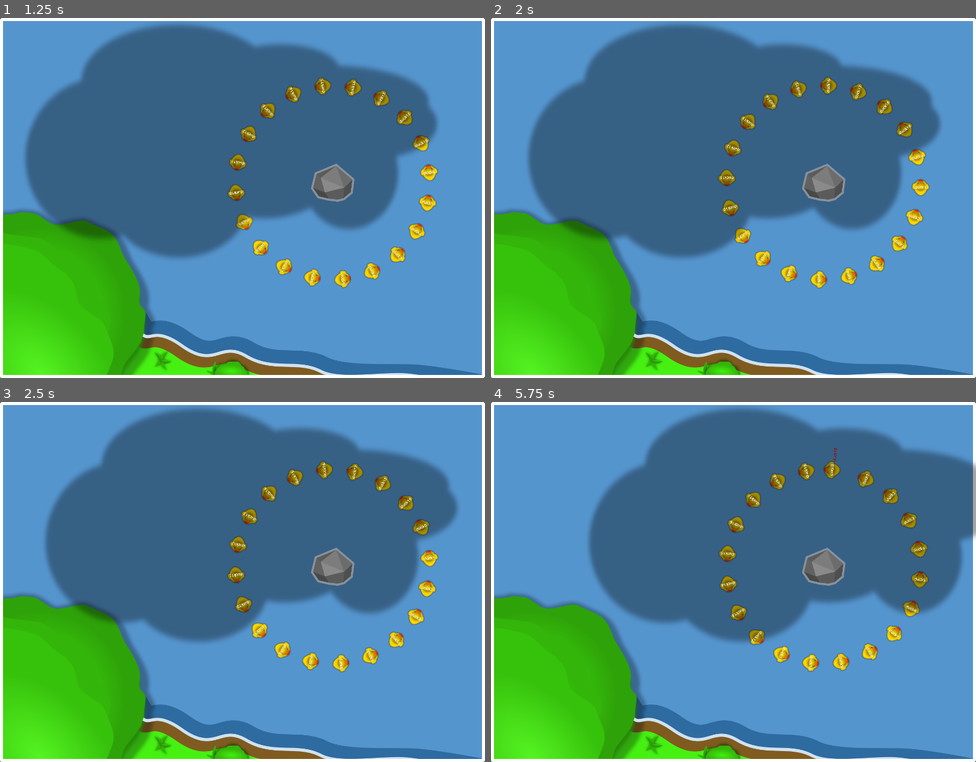
Above: before the commit, frames 1-4 (two rows, left to right).
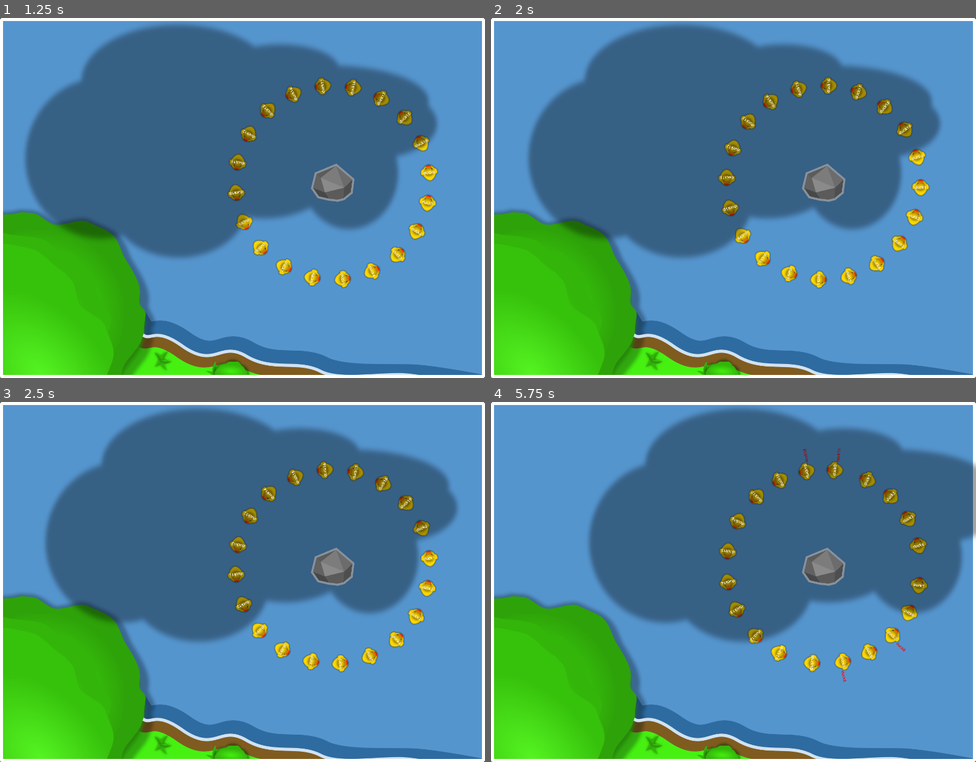
Above: after the commit, the same moments.

Repository: RichtersFinger/DuckTraffic
Game: Godot game, scene res://simulation.tscn
Same seed, same stepped clock (60 frames per second), same inputs: the game is played once before the commit and once after it.
Inputs:
- Up to frame 1 (1.25 s): no input
- Up to frame 2 (2 s): no input
- Up to frame 3 (2.5 s): no input
- Up to frame 4 (5.75 s): no input

Frame 1 is identical in both runs. In frame 2, 0.2% of the frame differs, in the area x 47-90%, y 16-76%; in frame 3, 0.7%; in frame 4, 2.2%, in the area x 47-91%, y 12-78%.

Commit message:
[simulation, ducks] add target velocity-variation

Diff:
--- a/duck.gd
+++ b/duck.gd
@@ -4,9 +4,12 @@
 const axis: int = -1
 
 var target_velocity: float = 100.0
+var consistency_accuracy: float = 0.0  # maximum relative deviation target_velocity
+var consistency_phase: float = 0.0  # phase for velocity-variations
+var consistency_frequency: float = PI/8.0  # (angular) frequency for velocity-variations
 var current_velocity: float
 var max_acceleration: float = 40.0
-var responsiveness: float = 100.0
+var responsiveness: float = 2.5  # emergency-breaking factor for max_acceleration
 var free_dist: float = 0.15*PI
 var min_dist: float = 0.12*PI
 var collision_dist: float = 0.06*PI
@@ -20,22 +23,29 @@
 
 
 # returns current velocity of given duck
-func step_velocity(delta):
+func step_velocity(delta, time):
+	var _target_velocity = target_velocity * (
+		1.0 + consistency_accuracy * cos(
+			consistency_frequency * time + consistency_phase
+		)
+	)
+
 	var closest_duck = _get_closest()
-
-	# traffic flowing freely
 	if not closest_duck:
+		# traffic flowing freely
 		current_velocity += delta * max(
-			-max_acceleration, min(max_acceleration, target_velocity - current_velocity)
+			-max_acceleration, min(max_acceleration, _target_velocity - current_velocity)
 		)
 		return axis * current_velocity
 
-	var distance = _get_distance(closest_duck)
 	# eval
+	var distance: float = _get_distance(closest_duck)
 	if distance < collision_dist:
 		current_velocity = min(0.0, current_velocity)
 		return axis * current_velocity
-	current_velocity += delta * responsiveness * (distance - 0.5*(free_dist + min_dist))
+	current_velocity += delta * responsiveness * max_acceleration * (
+		distance - 0.5*(free_dist + min_dist)
+	)
 	current_velocity = max(0.0, current_velocity)
 	return axis * current_velocity
 
@@ -70,8 +80,8 @@
 
 
 # map current position to range [0, 2pi[
-func _normalize_position(position):
-	return fmod(fmod(position, 2*PI) + 2*PI, 2*PI)
+func _normalize_position(position_):
+	return fmod(fmod(position_, 2*PI) + 2*PI, 2*PI)
 
 
 # register duck for collision
--- a/simulation.gd
+++ b/simulation.gd
@@ -2,6 +2,7 @@
 
 @export var radius: float = 300
 @export var number: int = 20
+var time: float = 0.0
 
 var duck = load("res://duck.tscn")
 @onready var axis = $Axis
@@ -22,14 +23,17 @@
 		ducks[i].name = "duck" + str(i)
 		set_duck(ducks[i], i * separation)
 		# randomize duck properties
-		#ducks[i].target_velocity *= rand.randf_range(1.0, 1.5)
+		ducks[i].consistency_phase = rand.randf_range(0.0, 2 * PI)
+		ducks[i].consistency_accuracy = rand.randf_range(0.01, 0.05)
+		ducks[i].target_velocity *= rand.randf_range(0.95, 1.05)
 		add_child(ducks[i])
-	ducks[0].target_velocity *= 1.5
+	#ducks[0].target_velocity *= 1.5
 
 # update ducks per frame
 func _process(delta):
+	time += delta
 	for duck in ducks:
-		set_duck(duck, duck.rotation + duck.step_velocity(delta) / radius * delta)
+		set_duck(duck, duck.rotation + duck.step_velocity(delta, time) / radius * delta)
 
 
 # set duck position-helper
